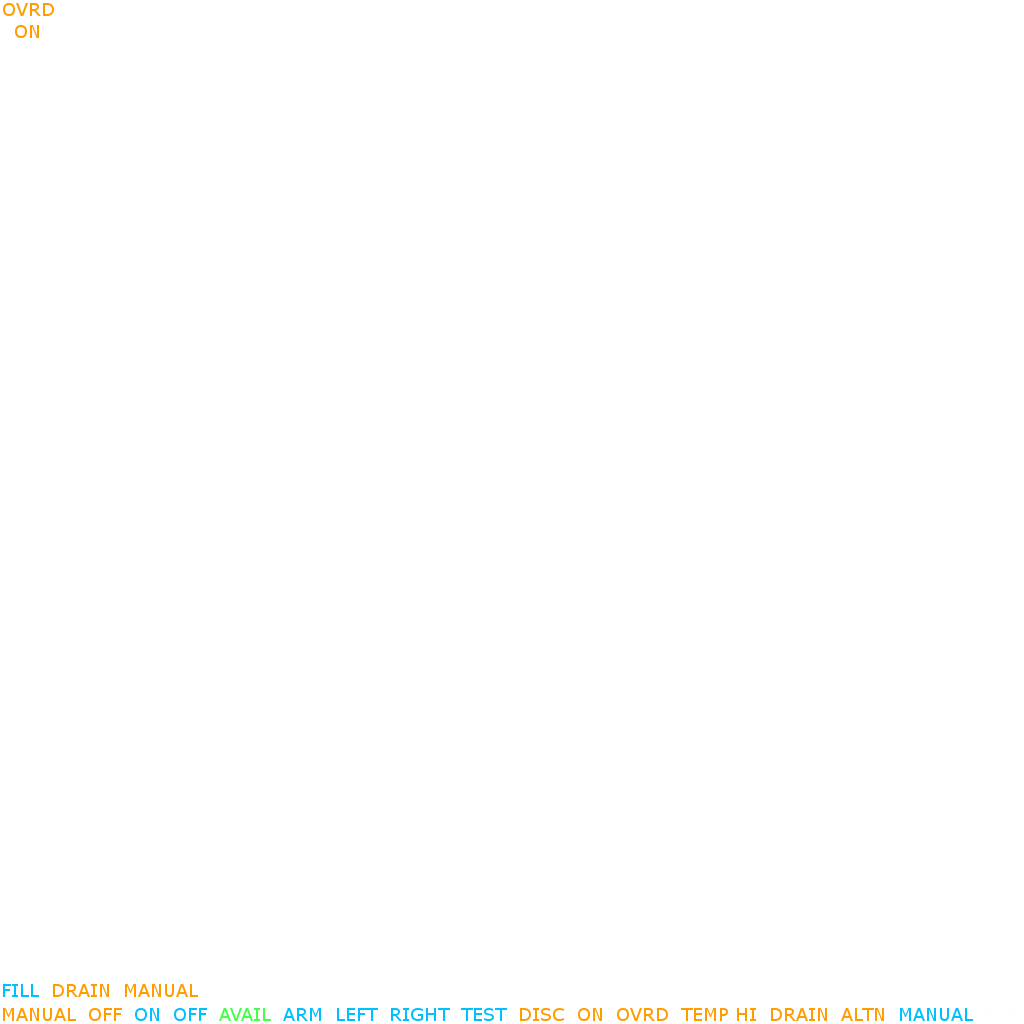
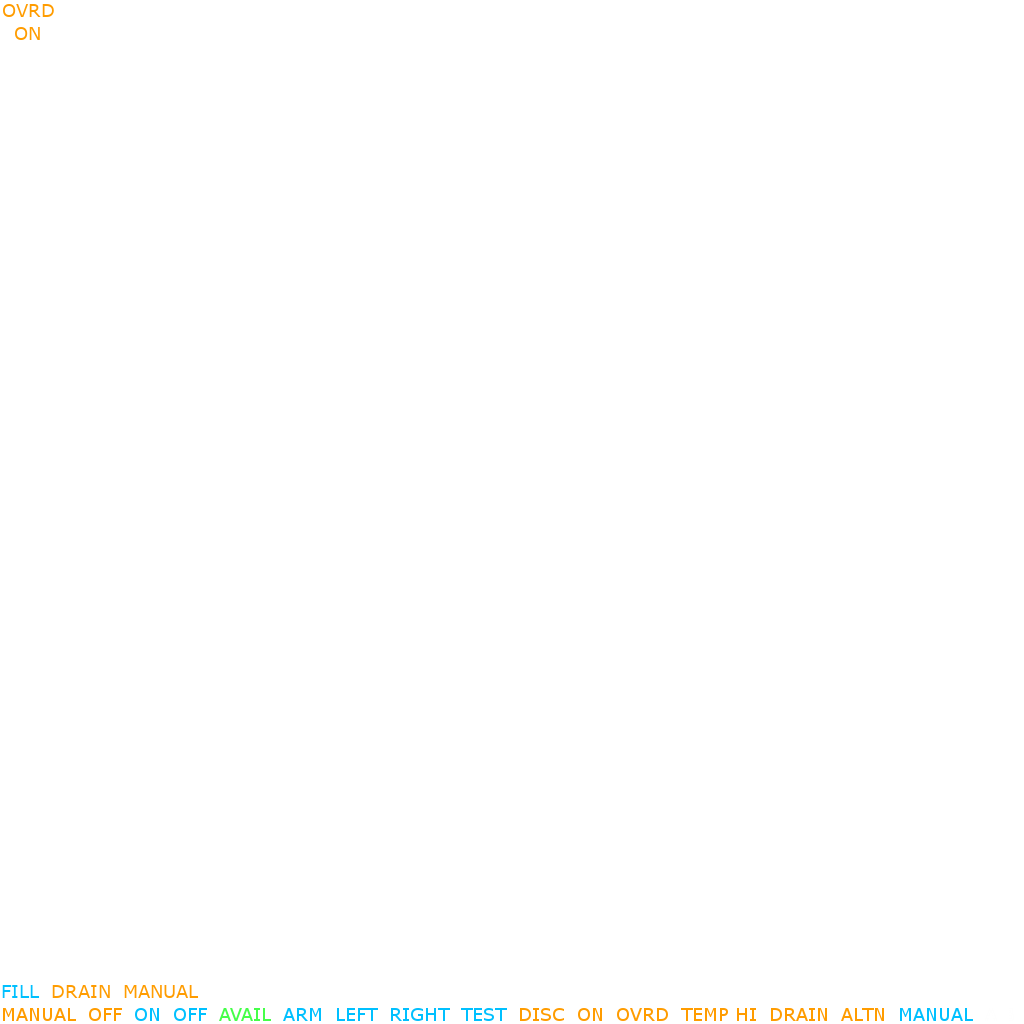
Comparing the layer stacks of the two 1024 × 1024 images. Changes:
painted on "OVRD ..." over (x1=3, y1=3, x2=54, y2=40)
painted on "FILL DRAIN MANUAL" over (x1=2, y1=984, x2=199, y2=998)
